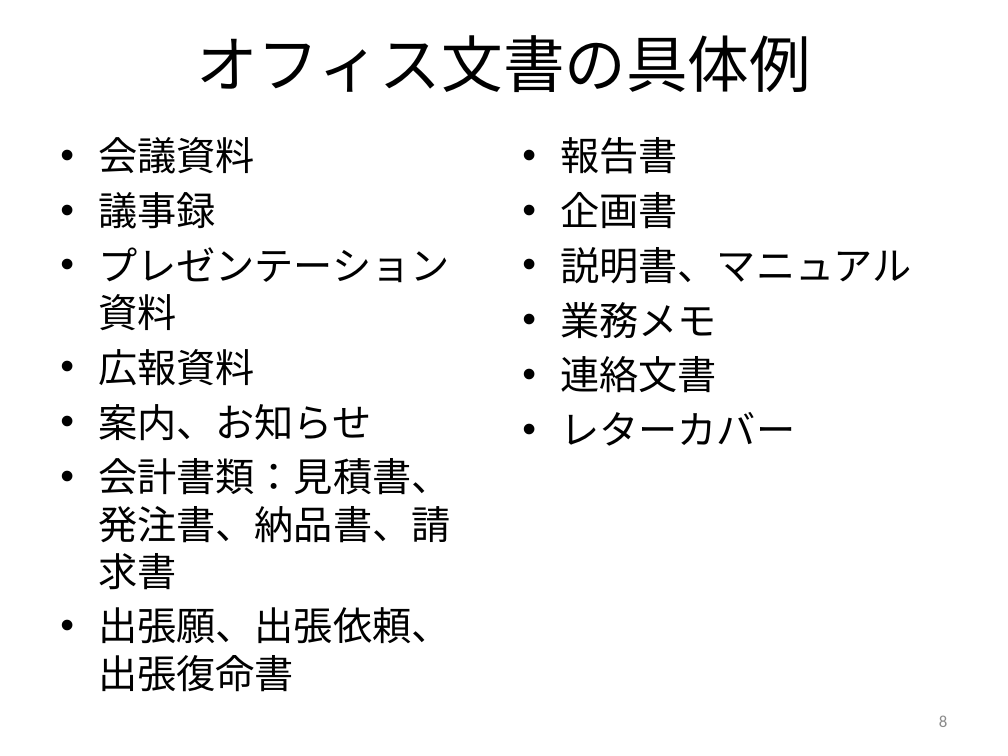
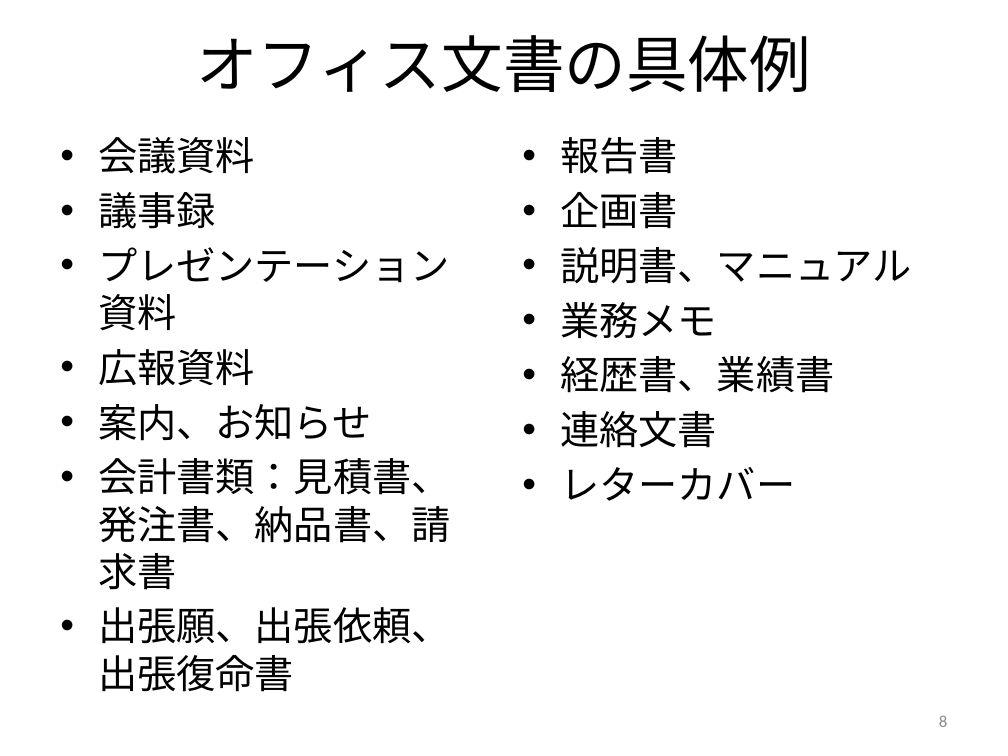
Before and after one commit to masao/public_html, a slide deck: slide 8 of lecture/2013/digital-document/20130620-Digital-Document-10.pptx. Drawn at 1008x756 pixels with LibreOffice and Linux fonts; fonts in the diff are those of the drawing. Boxes give left, top, right and bottom in pixels: in the first picture for what was removed or moved away, otherwise in the second. Text is boxed around its words. In the diff, an @@ line names an element or a change of style, - is before the commit and + after.

```diff
--- a/lecture/2013/digital-document/20130620-Digital-Document-10.pptx
+++ b/lecture/2013/digital-document/20130620-Digital-Document-10.pptx
@@ text at [560,356,834,393]: paragraph added @@
+• 経歴書、業績書
```
Also in this commit, not shown: 5 other slides changed, 1 other file.
